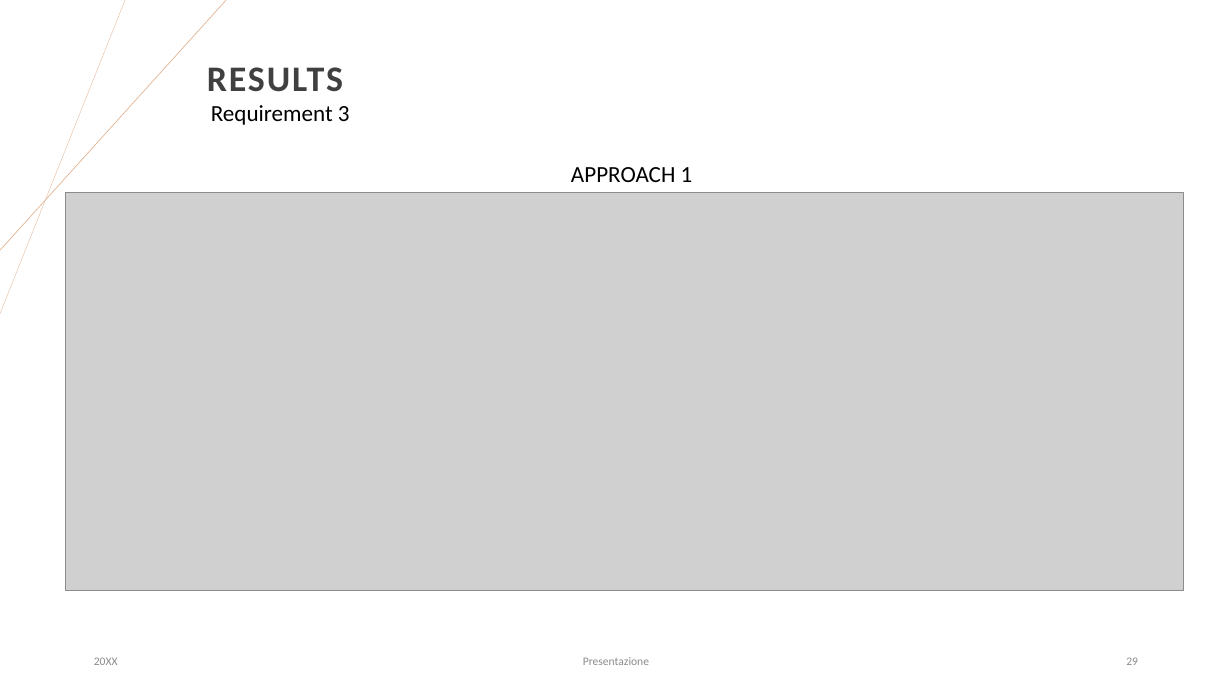
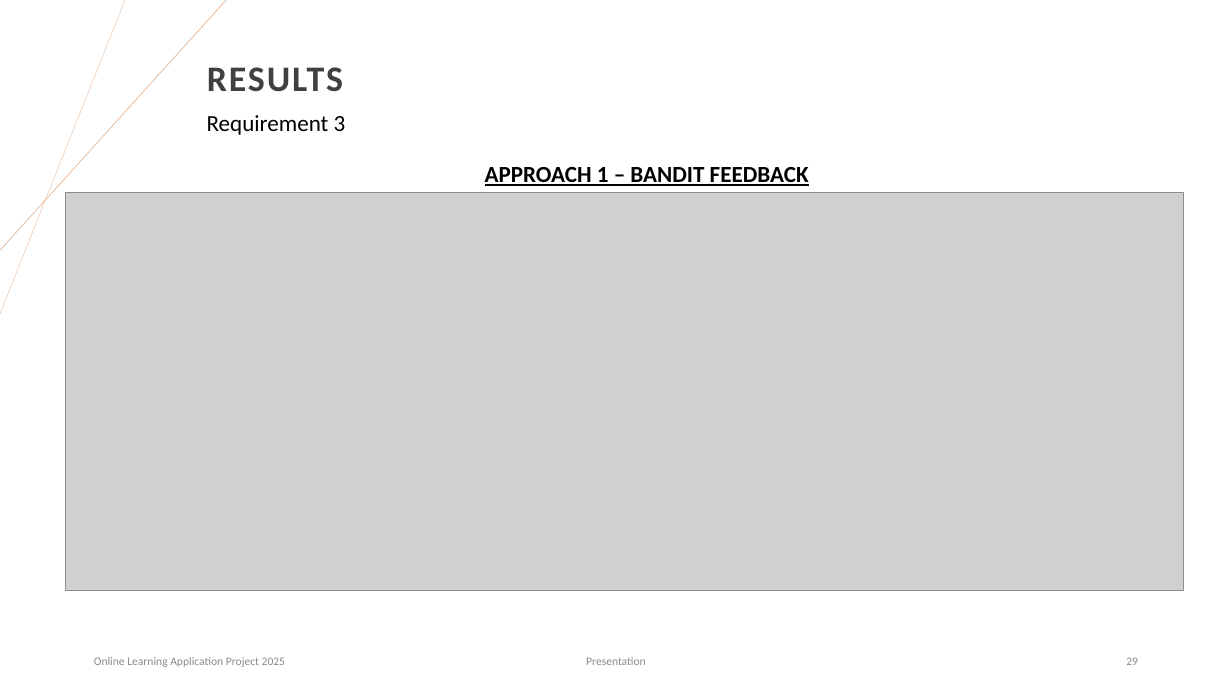
Before and after one commit to matteopasqual02/OLA-2025-project, a slide deck: slide 29 of OLA_Project.pptx. Drawn at 1232x693 pixels with LibreOffice and Linux fonts; fonts in the diff are those of the drawing; grey boxes stand for pictures. Boxes give left, top, right and bottom in pixels: in the first picture for what was removed or moved away, otherwise in the second. Text is boxed around its words. In the diff, an @@ line names an element or a change of style, - is before the commit and + after.

```diff
--- a/OLA_Project.pptx
+++ b/OLA_Project.pptx
@@ text "Requirement 3": place and size @@
-text "Requirement 3" at (211,105,350,125)
+text "Requirement 3" at (207,115,346,135)
@@ text at (485,167,809,186): text changed; bold on @@
-APPROACH 1
+APPROACH 1 – BANDIT FEEDBACK
@@ text at (94,657,285,667): text changed @@
-20XX
+Online Learning Application Project 2025
@@ text at (586,657,646,665): text changed @@
-Presentazione
+Presentation
```
Also in this commit, not shown: 35 other slides changed, 2 slides added, 1 other file.
